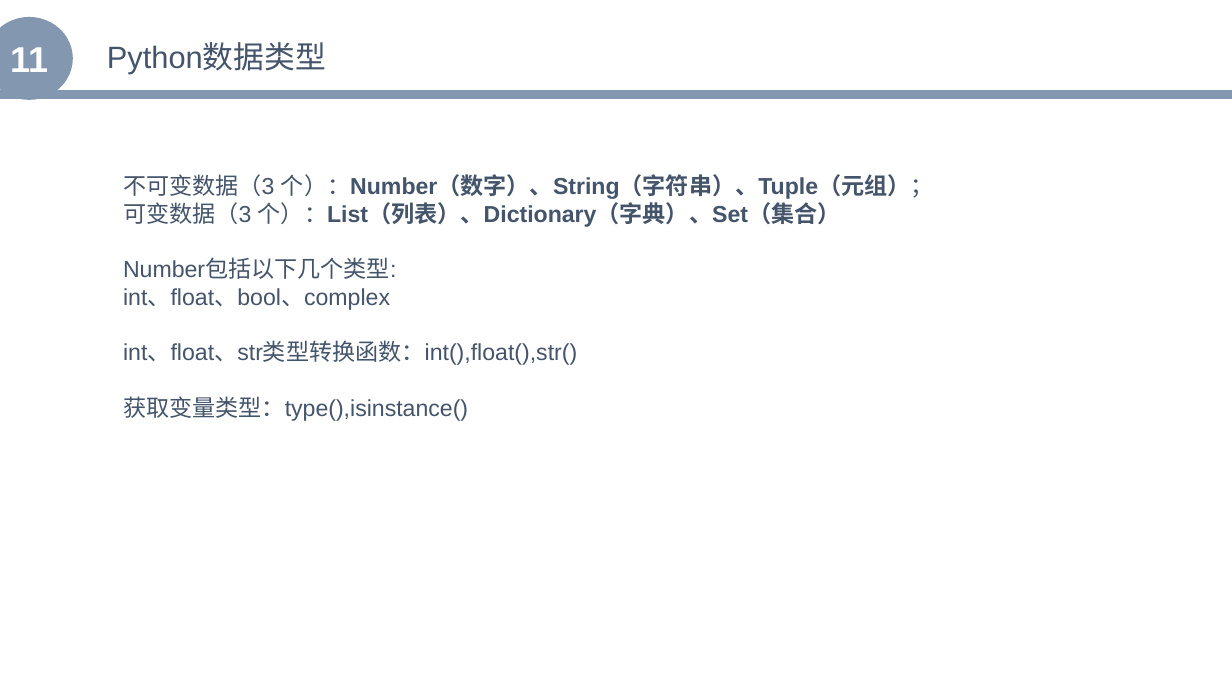
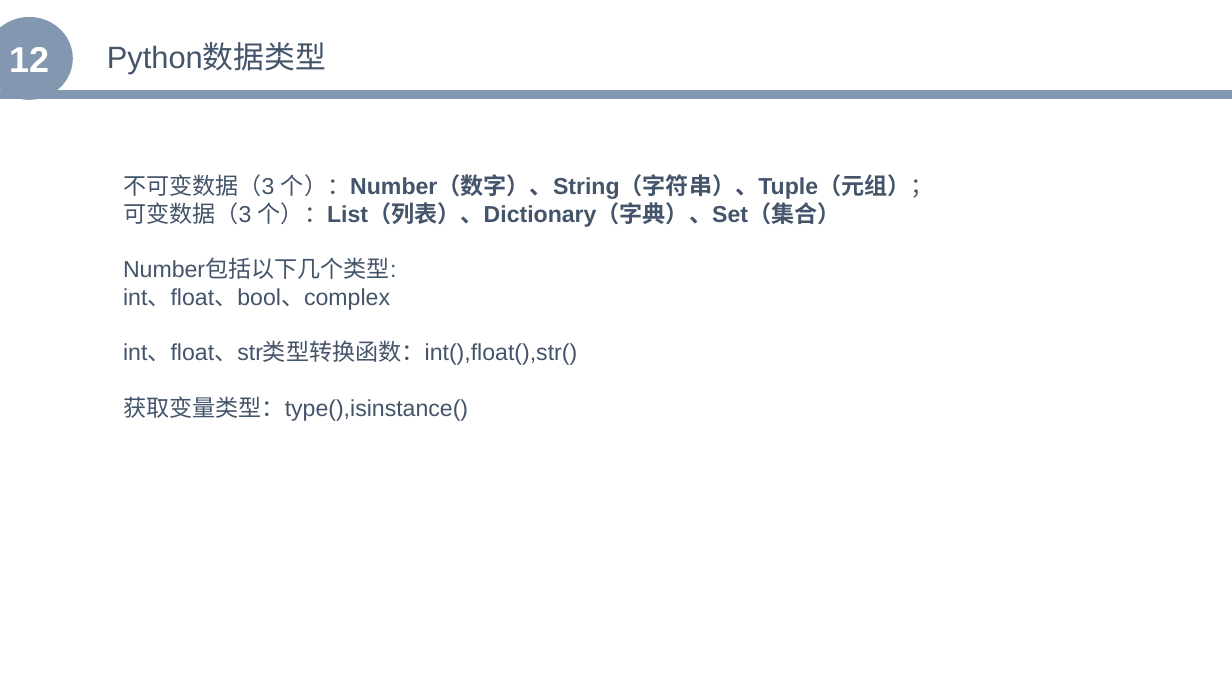
Before and after one commit to zhenglibins/python, a slide deck: slide 13 of python资料/Python与机器学习入门.pptx. Drawn at 1232x693 pixels with LibreOffice and Linux fonts; fonts in the diff are those of the drawing. Boxes give left, top, right and bottom in pixels: in the first picture for what was removed or moved away, otherwise in the second. Text is boxed around its words. In the diff, an @@ line names an element or a change of style, - is before the commit and + after.

Commit message:
update

```diff
--- a/python资料/Python与机器学习入门.pptx
+++ b/python资料/Python与机器学习入门.pptx
@@ text in ellipse at box(9, 47, 49, 72): text changed @@
-11
+12
```
Also in this commit, not shown: 5 slides added, 1 slide removed.
